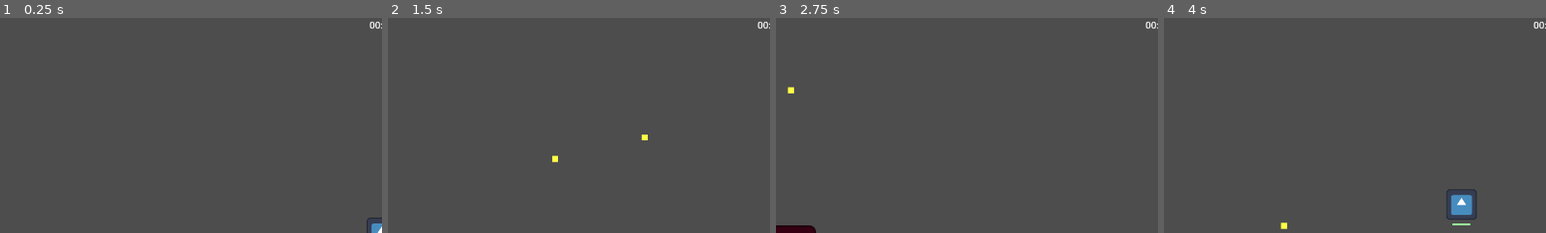
Above: before the commit, frames 1-4 (left to right).
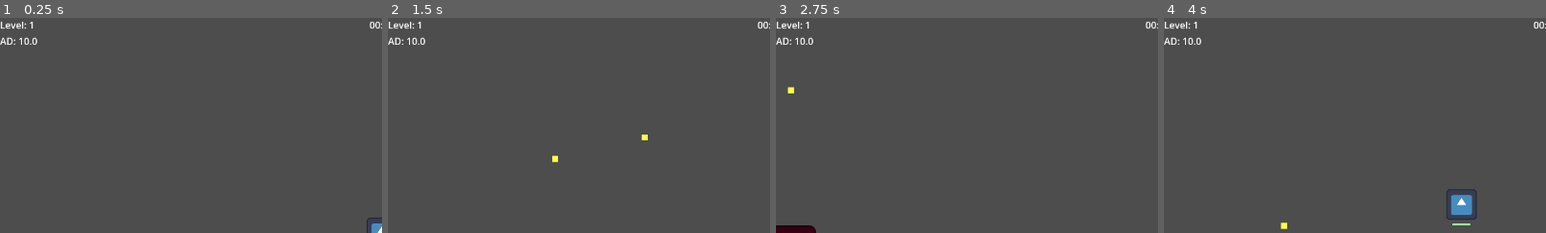
Above: after the commit, the same moments.

Repository: Vilkiy/Debt-Survivors
Game: Godot game, scene res://logic/game_handler/game_handler.tscn
The game is run twice, just before and just after one commit, with the same random seed, the same clock (stepped at 60 frames per second) and the same inputs. The engine's default icon, where the game draws it, is replaced by a stand-in: a white triangle on a blue panel in a dark square.
Inputs (mouse positions are % of the whole screen's width and height, from its top left):
- Up to frame 1 (0.25 s): no input
- Up to frame 2 (1.5 s): tap Enter at 0.5 s; move the mouse to (72, 45) at 0.52 s; hold D (move_right) 0.53-1.28 s; tap E (dash) at 0.6, 1.35 s; move the mouse to (30, 55) at 1.27 s; hold S (move_down) from 1.28 s (still down)
- Up to frame 3 (2.75 s): move the mouse to (60, 28) at 2.02 s; release S (move_down) at 2.03 s; hold D (move_right) from 2.03 s (still down); tap E (dash) at 2.1 s
- Up to frame 4 (4 s): move the mouse to (45, 70) at 2.77 s; release D (move_right) at 2.78 s; hold W (move_up) 2.78-3.53 s; tap E (dash) at 2.85, 3.6 s; move the mouse to (80, 65) at 3.52 s; hold A (move_left) from 3.53 s (still down)
The pictures show only the part of the screen within x 0-50%, y 0-50%; the shares and areas given below are measured in that part.

The runs differ from the first frame. In frame 1, 0.3% of the frame differs, in the area x 0-10%, y 1-13%; in frame 2, 0.3%; in frame 3, 0.3%; in frame 4, 0.3%.

Commit message:
Weapon system reworked to scale off AD, rich upgrade menu visuals

Diff:
--- a/Assets/Scripts/player.gd
+++ b/Assets/Scripts/player.gd
@@ -1,6 +1,12 @@
 class_name Player
 extends CharacterBody2D
 
+var attack_damage_base: float = 10.0
+var attack_damage_multiplier: float = 1.0
+
+var attack_damage: float:
+	get:
+		return attack_damage_base * attack_damage_multiplier
 @export var speed := 200.0
 @onready var health_handler: HealthHandler = $HealthHandler
 
@@ -27,6 +33,7 @@
 	GlobalVar.player = self
 	await get_tree().process_frame
 	hud = get_tree().root.find_child("HUD", true, false)
+	recalculate_weapon_damages()
 
 func _physics_process(_delta):
 	# ----------------------------
@@ -102,7 +109,7 @@
 func collect_xp(amount: int) -> void:
 	current_xp += amount
 	if hud:
-		hud.update(current_xp, xp_to_level_up, current_level)
+		hud.update(current_xp, xp_to_level_up, current_level, attack_damage)
 	if current_xp >= xp_to_level_up:
 		_level_up()
 
@@ -113,7 +120,7 @@
 	xp_to_level_up = ceil(1.5 * xp_to_level_up)
 	current_xp = 0
 	if hud:
-		hud.update(current_xp, xp_to_level_up, current_level)
+		hud.update(current_xp, xp_to_level_up, current_level, attack_damage)
 
 	var screen = UPGRADE_SCREEN.instantiate()
 	get_tree().root.add_child(screen)
@@ -123,3 +130,10 @@
 		screen.queue_free()
 	)
 	get_tree().paused = true
+
+func recalculate_weapon_damages() -> void:
+	for weapon in get_node("Weapons").get_children():
+		if weapon.has_method("update_damage"):
+			weapon.update_damage(attack_damage)
+	if hud:
+		hud.update(current_xp, xp_to_level_up, current_level, attack_damage)
--- a/logic/UI/HUD/hud.gd
+++ b/logic/UI/HUD/hud.gd
@@ -3,8 +3,10 @@
 
 @onready var level_label: Label = $VBoxContainer/LevelLabel
 @onready var xp_bar: ProgressBar = $Control/XPBar
+@onready var ad_label: Label = $VBoxContainer/ADLabel
 
-func update(current_xp: int, xp_to_level_up: int, current_level: int) -> void:
+func update(current_xp: int, xp_to_level_up: int, current_level: int, attack_damage: float) -> void:
 	level_label.text = "Level: " + str(current_level)
 	xp_bar.max_value = xp_to_level_up
 	xp_bar.value = current_xp
+	ad_label.text = "AD: " + str(attack_damage)
--- a/logic/UI/HUD/hud.tscn
+++ b/logic/UI/HUD/hud.tscn
@@ -10,6 +10,9 @@
 offset_bottom = 40.0
 
 [node name="LevelLabel" type="Label" parent="VBoxContainer" unique_id=1513049964]
+layout_mode = 2
+
+[node name="ADLabel" type="Label" parent="VBoxContainer" unique_id=456041984]
 layout_mode = 2
 
 [node name="Control" type="Control" parent="." unique_id=1217996962]
--- a/logic/gameplay_elements/upgrades/upgrade_screen.gd
+++ b/logic/gameplay_elements/upgrades/upgrade_screen.gd
@@ -9,16 +9,38 @@
 
 func show_upgrades(player: Player) -> void:
 	var pool = Upgrades.get_pool(player)
-	pool = pool.filter(func(u): return not u.has("condition") or u["condition"].call()) # filter out weapon upgrades
+	pool = pool.filter(func(u): return not u.has("condition") or u["condition"].call())
 	pool.shuffle()
 	var choices = pool.slice(0, 3)
 
 	for choice in choices:
+		var panel = PanelContainer.new()
+		panel.custom_minimum_size = Vector2(250, 120)
+
+		var vbox = VBoxContainer.new()
+		panel.add_child(vbox)
+
+		var title = Label.new()
+		title.text = choice["name"]
+		title.add_theme_font_size_override("font_size", 20)
+		vbox.add_child(title)
+
+		var desc = RichTextLabel.new()
+		desc.bbcode_enabled = true
+		desc.fit_content = true
+		desc.mouse_filter = Control.MOUSE_FILTER_IGNORE
+		var text = choice["description"]
+		if choice.has("ad_scaling"):
+			text += "\n[color=orange](" + str(choice["ad_scaling"] * 100) + "% AD)[/color]"
+		desc.text = text
+		vbox.add_child(desc)
+
 		var button = Button.new()
-		button.text = choice["name"] + "\n" + choice["description"]
-		button.custom_minimum_size = Vector2(200, 80)
+		button.text = "Choose"
 		button.process_mode = Node.PROCESS_MODE_ALWAYS
-		$HBoxContainer.add_child(button)
+		vbox.add_child(button)
+
+		$HBoxContainer.add_child(panel)
 		button.pressed.connect(func():
 			choice["apply"].call()
 			upgrade_chosen.emit()
--- a/logic/gameplay_elements/upgrades/upgrades.gd
+++ b/logic/gameplay_elements/upgrades/upgrades.gd
@@ -2,11 +2,6 @@
 
 static func get_pool(player: Player) -> Array[Dictionary]:
 	return [
-		{
-			"name": "More Damage",
-			"description": "Projectiles deal 10 more damage",
-			"apply": func(): player.get_node("Weapons/ProjectileShooter").damage += 10
-		},
 		{
 			"name": "Faster Firing",
 			"description": "Shoots 0.1s more frequently",
@@ -34,26 +29,43 @@
 		},
 		{
 			"name": "POW",
+			"ad_scaling": 1.0,
 			"description": "Fire an extra projectile each shot",
 			"apply": func(): player.get_node("Weapons/ProjectileShooter").projectile_count += 1
 		},
 		{
-		"name": "Orbit Orb",
-		"description": "Gain an orb that orbits you and damages enemies",
-		"condition": func(): return not is_instance_valid(player.get_node_or_null("Weapons/OrbitWeapon")),
-		"apply": func():
+			"name": "Orbit Orb Orb",
+			"description": "Gain an orb that orbits you and damages enemies",
+			"ad_scaling": 2.0,
+			"condition": func(): return not is_instance_valid(player.get_node_or_null("Weapons/OrbitWeapon")),
+			"apply": func():
 		var orbit_weapon = load("res://logic/gameplay_elements/weapons/orbit_weapon/orbit_weapon.tscn").instantiate()
 		orbit_weapon.name = "OrbitWeapon"
 		player.get_node("Weapons").add_child(orbit_weapon)
-		},
+},
 		{
-		"name": "Extra Orb",
-		"description": "Add another orbiting orb",
-		"condition": func(): return is_instance_valid(player.get_node_or_null("Weapons/OrbitWeapon")),
-		"apply": func():
+			"name": "Extra Orb",
+			"description": "Add another orbiting orb",
+			"ad_scaling": 2.0,
+			"condition": func(): return is_instance_valid(player.get_node_or_null("Weapons/OrbitWeapon")),
+			"apply": func():
 		var w = player.get_node("Weapons/OrbitWeapon")
 		w.orb_count += 1
 		w.update_orbs()
 		},
+		{
+		"name": "Attack Damage Up",
+		"description": "Gain 5 Attack Damage",
+		"apply": func():
+		player.attack_damage_base += 5
+		player.recalculate_weapon_damages()
+		},
+		{
+		"name": "Attack Damage Boost",
+		"description": "Gain 10% more Attack Damage",
+		"apply": func():
+		player.attack_damage_multiplier *= 1.1
+		player.recalculate_weapon_damages()
+		},
 
 	]
--- a/logic/gameplay_elements/weapons/cooldown_weapons/cooldown_weapon.gd
+++ b/logic/gameplay_elements/weapons/cooldown_weapons/cooldown_weapon.gd
@@ -7,6 +7,7 @@
 var cooldown : float = 0.7
 var cooldown_timer : Timer
 var projectile_speed : float = 25.0
+
 
 func _ready() -> void:
 	cooldown_timer = Timer.new()
--- a/logic/gameplay_elements/weapons/cooldown_weapons/projectile_shooter/projectile_shooter.gd
+++ b/logic/gameplay_elements/weapons/cooldown_weapons/projectile_shooter/projectile_shooter.gd
@@ -7,11 +7,14 @@
 var spread_angle: float = 15.0  # degrees
 var projectile_count: int = 1
 
+var ad_scaling: float = 1.0  # 100% AD scaling
+
+func update_damage(attack_damage: float) -> void:
+	damage = attack_damage * ad_scaling
+
 func _ready() -> void:
-	damage = 10.0
 	cooldown = 0.7
 	projectile_speed = 2000
-
 	super._ready()
 
 func on_cooldown_reached()->void:
--- a/logic/gameplay_elements/weapons/orbit_weapon/orbit_weapon.gd
+++ b/logic/gameplay_elements/weapons/orbit_weapon/orbit_weapon.gd
@@ -8,6 +8,13 @@
 var orbit_speed: float = 2.0  # radians per second
 var angle: float = 0.0
 var orbs: Array = []
+var ad_scaling: float = 2.0  # 200% AD scaling
+
+func update_damage(attack_damage: float) -> void:
+	var new_damage = attack_damage * ad_scaling
+	for orb in orbs:
+		orb.damage = new_damage
+
 
 func _ready() -> void:
 	print("OrbitWeapon ready, orb count: ", orb_count)
@@ -28,3 +35,7 @@
 		var orb = ORB.instantiate()
 		get_tree().root.get_child(0).add_child(orb)
 		orbs.append(orb)
+
+	var player = GlobalVar.player
+	if player:
+		update_damage(player.attack_damage)
